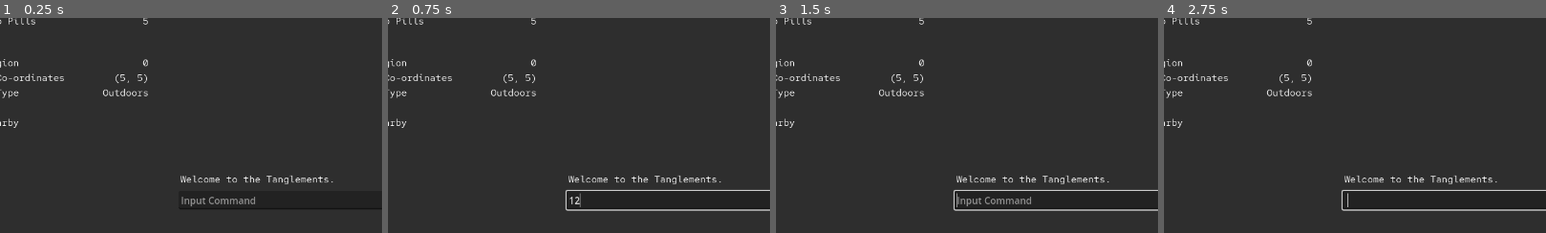
Above: before the commit, frames 1-4 (left to right).
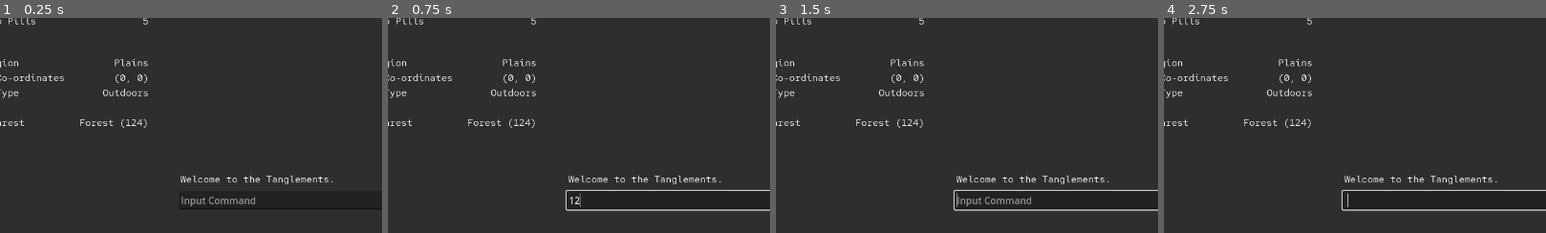
Above: after the commit, the same moments.

Repository: elecarno/tanglements-game
Game: Godot game, scene res://main.tscn
Same seed, same stepped clock (60 frames per second), same inputs: the game is played once before the commit and once after it.
Inputs (mouse positions are % of the whole screen's width and height, from its top left):
- Up to frame 1 (0.25 s): no input
- Up to frame 2 (0.75 s): click (63, 72) at 0.52 s; type "12" at 0.6 s
- Up to frame 3 (1.5 s): tap Enter at 1.25 s
- Up to frame 4 (2.75 s): tap Space at 2 s
The pictures show only the part of the screen within x 4-54%, y 30-80%; the shares and areas given below are measured in that part.

The runs differ from the first frame. In frame 1, 0.5% of the frame differs, in the area x 2-39%, y 19-52%; in frame 2, 0.5%; in frame 3, 0.5%; in frame 4, 0.5%.

Commit message:
retrieve instance data from maps

Diff:
--- a/main.tscn
+++ b/main.tscn
@@ -5,7 +5,7 @@
 [ext_resource type="Script" path="res://scripts/ui/ui_pouch.gd" id="3_a64ox"]
 [ext_resource type="Script" path="res://scripts/ui/ui_instance.gd" id="4_5k5c6"]
 [ext_resource type="Script" path="res://scripts/ui/ui_console.gd" id="4_5slmn"]
-[ext_resource type="Script" path="res://scripts/instancedata.gd" id="6_ctrnm"]
+[ext_resource type="Script" path="res://scripts/c_instances.gd" id="6_1e4p4"]
 [ext_resource type="Script" path="res://scripts/c_region.gd" id="6_tj7hh"]
 [ext_resource type="Script" path="res://scripts/c_instance.gd" id="7_5o5g4"]
 
@@ -153,7 +153,7 @@
   Co-ordinates
   Type
 
-Nearby"
+Nearest"
 
 [node name="instance_display" type="Label" parent="instance"]
 layout_mode = 1
@@ -217,29 +217,21 @@
 grow_vertical = 0
 placeholder_text = "Input Command"
 
-[node name="instance_maps" type="Control" parent="."]
-anchors_preset = 0
-offset_left = -640.0
-offset_right = -600.0
-offset_bottom = 40.0
-script = ExtResource("6_ctrnm")
-
-[node name="A2" type="Control" parent="instance_maps"]
-anchors_preset = 0
-offset_right = 40.0
-offset_bottom = 40.0
+[node name="instance_maps" type="Node2D" parent="."]
+position = Vector2(-499, 0)
+script = ExtResource("6_1e4p4")
+
+[node name="A2" type="Node2D" parent="instance_maps"]
 script = ExtResource("7_5o5g4")
 instance = 1
 
 [node name="plains" type="Panel" parent="instance_maps/A2"]
-layout_mode = 0
 offset_right = 300.0
 offset_bottom = 400.0
 theme_override_styles/panel = SubResource("StyleBoxFlat_7308j")
 script = ExtResource("6_tj7hh")
 
 [node name="forest" type="Panel" parent="instance_maps/A2"]
-layout_mode = 0
 offset_left = -120.0
 offset_top = -30.0
 offset_right = 130.0
--- a/scripts/c_instance.gd
+++ b/scripts/c_instance.gd
@@ -1,4 +1,7 @@
 class_name c_instance
-extends Control
+extends Node2D
 
 @export var instance: gamedata.Instance
+
+func _ready():
+	position = Vector2.ZERO
--- /dev/null
+++ b/scripts/c_instances.gd
@@ -0,0 +1,5 @@
+extends Node2D
+
+func _ready():
+	position = Vector2.ZERO
+	visible = false
--- a/scripts/instancedata.gd
+++ b/scripts/instancedata.gd
@@ -1,8 +1,16 @@
-extends Control
+extends Node
 
-@onready var instance_maps: Control = get_tree().get_root().get_node("main/instance_maps")
+@onready var instance_maps: Node2D = get_tree().get_root().get_node("main/instance_maps")
 
 func get_instance_data(instance):
+	var instance_data: Array = []
+
 	for i in range(0, instance_maps.get_child_count()):
 		if instance_maps.get_child(i).instance == instance:
-			print("yees")
+			var instance_node: c_instance = instance_maps.get_child(i)
+			for j in range(0, instance_node.get_child_count()):
+				var region_node: c_region = instance_node.get_child(j)
+				var region_data: Array = [region_node.name, region_node.indoors, region_node.position, region_node.size]
+				instance_data.append(region_data)
+
+	return instance_data
--- a/scripts/playerdata.gd
+++ b/scripts/playerdata.gd
@@ -31,8 +31,8 @@
 			var previous_instance = instance
 			instance = gamedata.get_random_instance(instance)
 			pouch["hPills"] -= 1
-			var str: String = "used a pill and hopped from " + gamedata.instance_to_str(previous_instance) + " to " + gamedata.instance_to_str(instance)
-			console.console_print(str)
+			var print_str: String = "used a pill and hopped from " + gamedata.instance_to_str(previous_instance) + " to " + gamedata.instance_to_str(instance)
+			console.console_print(print_str)
 
 func check_for_gamma():
 	if instance == gamedata.Instance.G1 or instance == gamedata.Instance.G2 or instance == gamedata.Instance.G3:
--- a/scripts/ui/ui_console.gd
+++ b/scripts/ui/ui_console.gd
@@ -13,7 +13,7 @@
 
 	var input = text.lstrip(" ").rstrip(" ")
 	var first_space: int = text.find(" ")
-	var next_space: int = 0
+	#var next_space: int = 0
 	var command: String
 	var arg: String
 
@@ -34,11 +34,16 @@
 					playerdata.hop(0)
 			else:
 				console_print("require argument: p, i, b")
+		"region":
+			if str_to_var(arg) != null:
+				playerdata.region = str_to_var(arg)
+			else:
+				console_print("invalid or no argument")
 
 
 func handle_scrollbar_changed():
 	scrollbar.value = scrollbar.max_value
 
-func console_print(str: String):
-	display.text = display.text + "\n" + str
-	print("console print: " + str)
+func console_print(print_str: String):
+	display.text = display.text + "\n" + print_str
+	print("console print: " + print_str)
--- a/scripts/ui/ui_instance.gd
+++ b/scripts/ui/ui_instance.gd
@@ -2,11 +2,17 @@
 
 @onready var display: Label = get_node("instance_display")
 
-func _process(delta):
-	instancedata.get_instance_data(playerdata.instance)
-	#var region_data = gamedata.region_data[playerdata.instance][playerdata.region]
-	#var type: String = "Outdoors"
-	#if region_data[1]:
-		#type = "Indoors"
-	#display.text = region_data[0] + "\n" + str(playerdata.coords) + "\n" + type
-	pass
+func _process(_delta):
+	var instance_data = instancedata.get_instance_data(playerdata.instance)
+	var region_data = instance_data[playerdata.region]
+	var type: String = "Outdoors"
+	if region_data[1]:
+		type = "Indoors"
+
+	var distances: Array = []
+	for i in range(0, instance_data.size()):
+		if i != playerdata.region:
+			var dist: float = round(playerdata.coords.distance_to(instance_data[1][2]))
+			distances.append(instance_data[1][0].capitalize() + " (" + str(dist) + ")")
+
+	display.text = region_data[0].capitalize() + "\n" + str(playerdata.coords) + "\n" + type + "\n\n" + str(distances[0])
